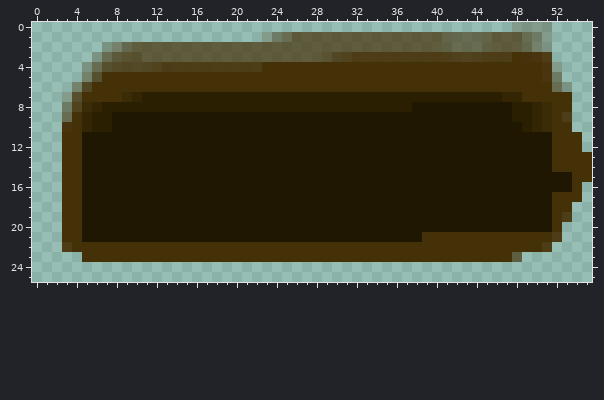
A pixel-art sprite gets an edit: src/resources/hoyo.png. Above, as it was before the edit.
The file is 64x64 pixels. Colours within 5 levels of each other are drawn and written as one. The old version is drawn lined up with the new one, on the new canvas.
Once edited:
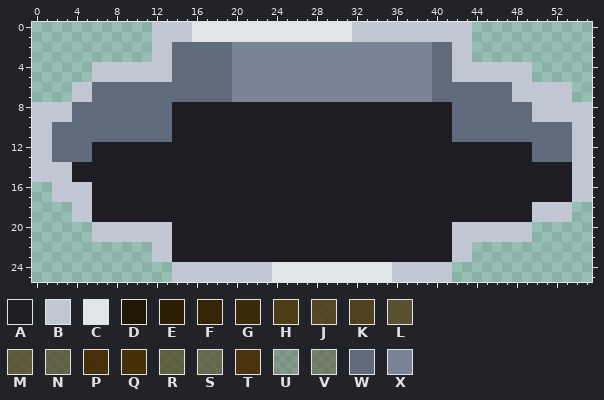
Palette (. is transparent): A #1e1d24  B #c1c7d3  C #e1e6e9  D #201703  E #2b1f02  F #342604  G #3a2c06  H #452e04e3  J #452e05ce  K #452e05da  L #452f05bf  M #452e06ab  N #452f069e  P #442c07f7  Q #443107  R #443108a5  S #452e0790  T #462d07f1  U #462d083e  V #462f096d  W #5f6a7b  X #7a8497
The edit:
canvas 64x64 -> 56x26, the old top-left corner now at -2,-21 (the part of the old canvas that was cut away was empty and is not shown)
Changed rows in their new state; - is an unchanged pixel.
first column x 0:
 0 ------------BBBBCCCCCCCCCCCCCCCCBBBBBBBBBBBB----....----
 1 ------------BBBBCCCCCCCCCCCCCCCCBBBBBBBBBBBB........----
 2 -------.....BBWWWWWWXXXXXXXXXXXXXXXXXXXXWWBB........----
 3 ------......BBWWWWWWXXXXXXXXXXXXXXXXXXXXWWBB........----
 4 -----.BBBBBBBBWWWWWWXXXXXXXXXXXXXXXXXXXXWWBBBBBBBB...---
 5 -----.BBBBBBBBWWWWWWXXXXXXXXXXXXXXXXXXXXWWBBBBBBBB...---
 6 ----BBWWWWWWWWWWWWWWXXXXXXXXXXXXXXXXXXXXWWWWWWWWBBBBBB--
 7 ---.BBWWWWWWWWWWWWWWXXXXXXXXXXXXXXXXXXXXWWWWWWWWBBBBBB--
 8 BBBBWWWWWWWWWWAAAAAAAAAAAAAAAAAAAAAAAAAAAAWWWWWWWWBBBBBB
 9 BBBBWWWWWWWWWWAAAAAAAAAAAAAAAAAAAAAAAAAAAAWWWWWWWWBBBBBB
10 BBWWWWWWWWWWWWAAAAAAAAAAAAAAAAAAAAAAAAAAAAWWWWWWWWWWWWBB
11 BBWWWWWWWWWWWWAAAAAAAAAAAAAAAAAAAAAAAAAAAAWWWWWWWWWWWWBB
12 BBWWWWAAAAAAAAAAAAAAAAAAAAAAAAAAAAAAAAAAAAAAAAAAAAWWWWBB
13 BBWWWWAAAAAAAAAAAAAAAAAAAAAAAAAAAAAAAAAAAAAAAAAAAAWWWWBB
14 BBBBAAAAAAAAAAAAAAAAAAAAAAAAAAAAAAAAAAAAAAAAAAAAAAAAAABB
15 BBBBAAAAAAAAAAAAAAAAAAAAAAAAAAAAAAAAAAAAAAAAAAAAAAAAAABB
16 --BBBBAAAAAAAAAAAAAAAAAAAAAAAAAAAAAAAAAAAAAAAAAAAAAAAABB
17 --BBBBAAAAAAAAAAAAAAAAAAAAAAAAAAAAAAAAAAAAAAAAAAAAAAAABB
18 ---.BBAAAAAAAAAAAAAAAAAAAAAAAAAAAAAAAAAAAAAAAAAAAABBBB--
19 ---.BBAAAAAAAAAAAAAAAAAAAAAAAAAAAAAAAAAAAAAAAAAAAABBBB--
20 ---...BBBBBBBBAAAAAAAAAAAAAAAAAAAAAAAAAAAABBBBBBBB...---
21 ---...BBBBBBBBAAAAAAAAAAAAAAAAAAAAAAAAAAAABBBBBBBB...---
22 ---.........BBAAAAAAAAAAAAAAAAAAAAAAAAAAAABB........----
23 -----.......BBAAAAAAAAAAAAAAAAAAAAAAAAAAAABB.....-------
24 --------------BBBBBBBBBBCCCCCCCCCCCCBBBBBB--------------
25 --------------BBBBBBBBBBCCCCCCCCCCCCBBBBBB--------------
